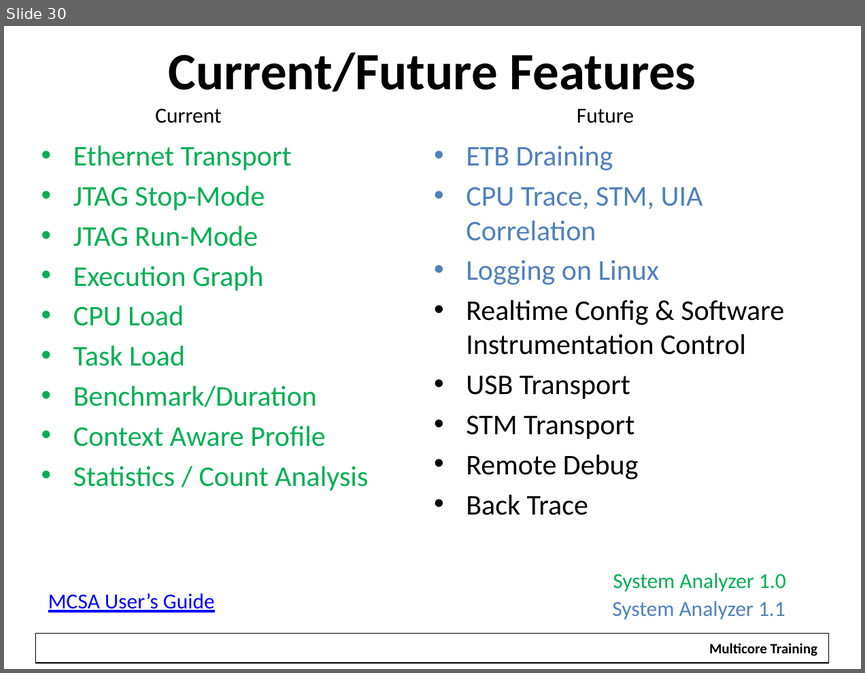
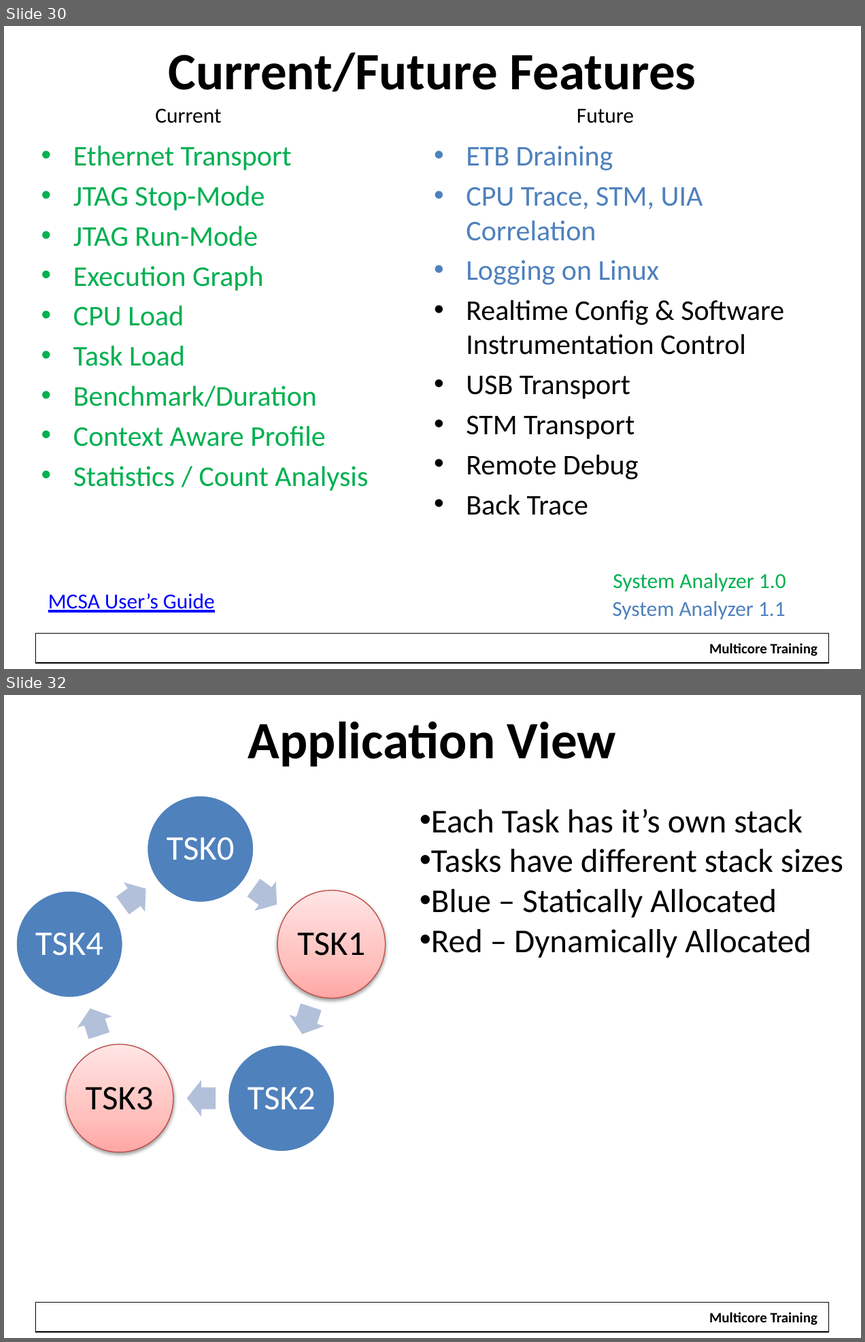
Before and after one commit to hari1989/keystone-workshop, a slide deck: slides/KeyStone Advanced Debug.pptx. Shown one above the other, each under a label of ours: slide 30 before the commit, slides 30 and 32 after it; the slides between them are not shown. The pictures are 865x673 and 865x1342 pixels, drawn with LibreOffice and Linux fonts; fonts in the diff are those of the drawing; background and template pictures are left out. Boxes give left, top, right and bottom in pixels: in the first picture for what was removed or moved away, otherwise in the second. Text is boxed around its words. In the diff, an @@ line names an element or a change of style, - is before the commit and + after.

```diff
--- a/slides/KeyStone Advanced Debug.pptx
+++ b/slides/KeyStone Advanced Debug.pptx
@@ slide 32 added at (4,695,861,1338), background #FFFFFF; not listed: 2 template elements that a slide beside it also shows @@
@@ title added at (248,722,616,766), 44 pt, text #000000, bold @@
+Application View
@@ text added at (431,809,843,957), 28 pt, text #000000 @@
+• Each Task has it’s own stack
+• Tasks have different stack sizes
+• Blue – Statically Allocated
+• Red – Dynamically Allocated
@@ group added at (15,795,385,1152): 5 ellipses, 5 texts, 5 right arrows @@
+TSK0
+TSK1
+TSK2
+TSK3
+TSK4
```
Also in this commit, not shown: 2 other slides added.
